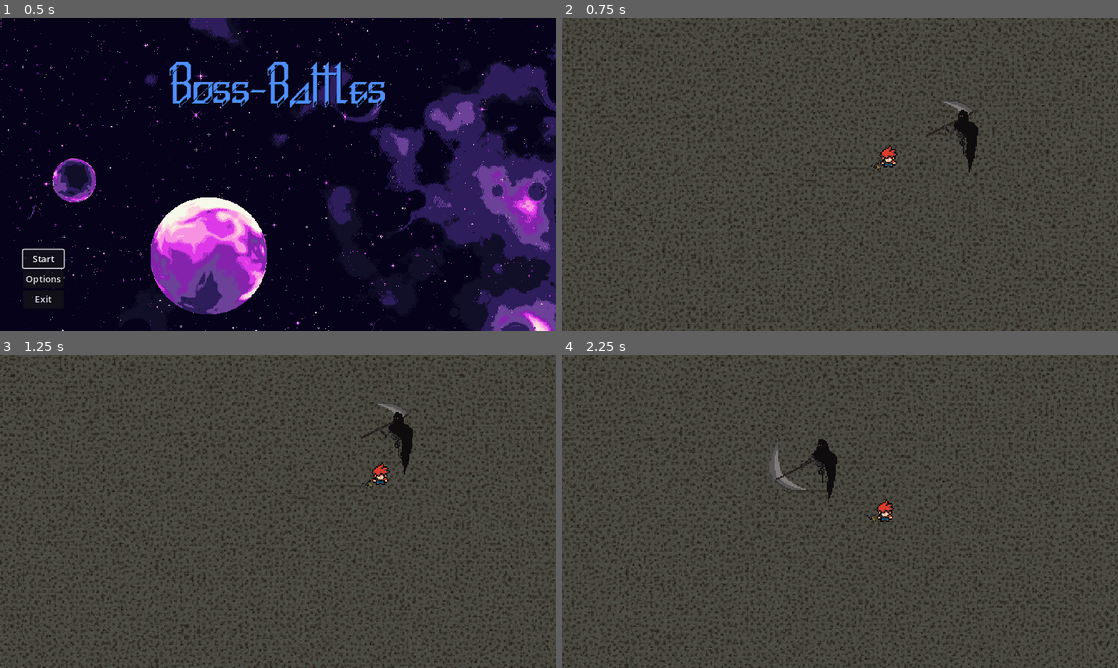
Above: before the commit, frames 1-4 (two rows, left to right).
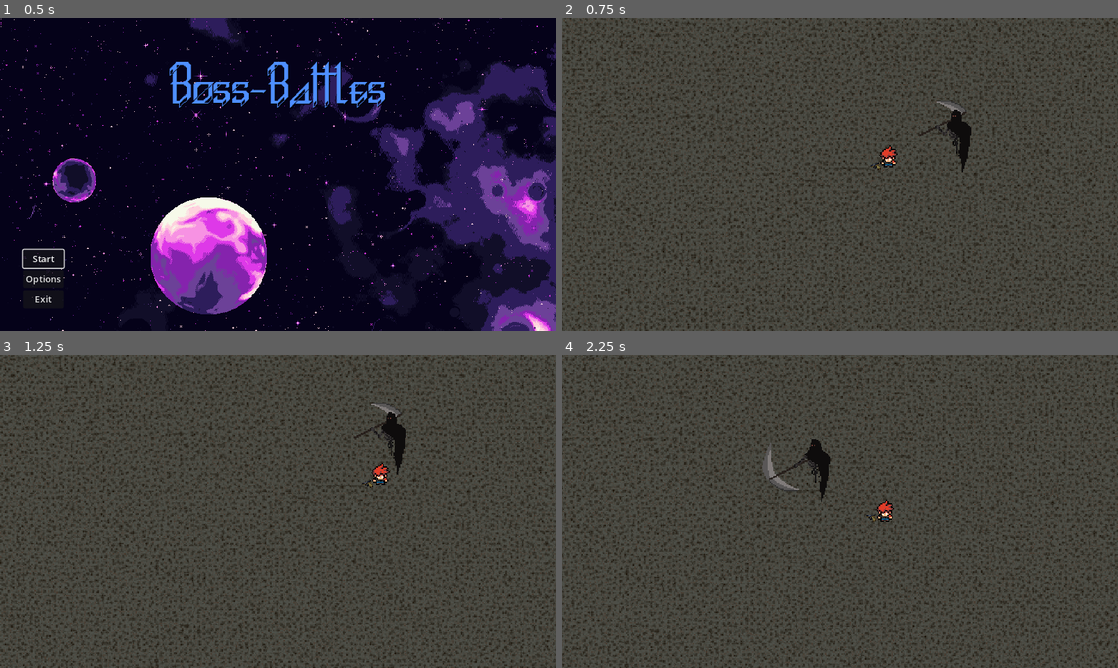
Above: after the commit, the same moments.

Repository: gifcha/boss-battles
Game: Godot game, scene res://scenes/ui/gui_main_menu.tscn
Two runs of this game, one before a commit and one after it. Both use one fixed random seed, a clock stepped at 60 frames per second and the inputs below.
Inputs (mouse positions are in pixels of both pictures, inside the frame that each line leads up to):
- Up to frame 1 (0.5 s): no input
- Up to frame 2 (0.75 s): click "Start" at 0.5 s
- Up to frame 3 (1.25 s): no input
- Up to frame 4 (2.25 s): tap Enter (ui_accept) at 1.25, 1.52 s; move the mouse to (962, 495) at 1.27 s; hold D (action_right) from 1.28 s (still down); click (962, 495) at 1.35 s; move the mouse to (728, 527) at 2.02 s; right-click (728, 527) at 2.1 s

Frame 1 is identical in both runs. In frame 2, 0.6% of the frame differs, in the area x 64-75%, y 26-50%; in frame 3, 0.6%; in frame 4, 0.8%, in the area x 36-50%, y 26-47%.

Commit message:
made enemy hitbox flip with sprite

Diff:
--- a/scenes/components/bulletComponent/bullet_component.gd
+++ b/scenes/components/bulletComponent/bullet_component.gd
@@ -24,7 +24,6 @@
 
 
 func _ready():
-	# TODO pass body to hit()
 	hitbox.hitbox_entered.connect(hit.bind())
 	parent = get_parent()
 	playSound(sound)
--- a/scenes/components/enemy/enemy.gd
+++ b/scenes/components/enemy/enemy.gd
@@ -14,6 +14,7 @@
 
 @onready var movement = $movement
 @onready var sprite = $AnimatedSprite2D
+@onready var unflippedSpritePos = sprite.position
 
 
 func take_damage(damage):
@@ -29,11 +30,15 @@
 	if health < 1:
 		queue_free()
 
-	# flip texture depending on movement direction
+	# apgriezt sprite un hitbox atkarībā no kustības
 	if movement.currentMoveVector.x < 0:
 		sprite.flip_h = true
+		$CharacterBody2D/hitbox_module.flip_h = true
+		sprite.position.x = -unflippedSpritePos.x
 	else:
 		sprite.flip_h = false
+		$CharacterBody2D/hitbox_module.flip_h = false
+		sprite.position.x = unflippedSpritePos.x
 
 
 func _physics_process(delta):
--- a/scenes/modules/hitboxModule/hitbox_module.gd
+++ b/scenes/modules/hitboxModule/hitbox_module.gd
@@ -4,9 +4,23 @@
 signal hitbox_entered(body)
 signal hitbox_exited(body)
 
+@onready var unflippedPos = $CollisionShape2D.position
+
+var flip_h = false
+var flip_v = false
 
 func _on_area_entered(body):
 	hitbox_entered.emit(body)
 
 func _on_area_exited(body):
 	hitbox_exited.emit(body)
+
+func _process(_delta):
+	if flip_h == true:
+		$CollisionShape2D.position.x = -unflippedPos.x
+	else:
+		$CollisionShape2D.position.x = unflippedPos.x
+	if flip_v == true:
+		$CollisionShape2D.position.y = -unflippedPos.y
+	else:
+		$CollisionShape2D.position.y = unflippedPos.y
--- a/scenes/nodes/boss_death/Death.gd
+++ b/scenes/nodes/boss_death/Death.gd
@@ -4,11 +4,11 @@
 
 
 func _ready():
-	pass
+	super()
 
 
 func _process(delta):
-	super(_process) # call process inherited from Enemy
+	super(delta) # izsauc process metodi no Enemy klases
 
 	# get the state from actionManager and execute task depending on that state
 	if AM.currentState == AM.state.idle:
--- a/scenes/nodes/boss_death/Death.tscn
+++ b/scenes/nodes/boss_death/Death.tscn
@@ -19,23 +19,12 @@
 tracks/0/interp = 1
 tracks/0/loop_wrap = true
 tracks/0/keys = {
-"times": PackedFloat32Array(0),
-"transitions": PackedFloat32Array(1),
+"times": PackedFloat32Array(0, 1),
+"transitions": PackedFloat32Array(1, 1),
 "values": [{
 "args": [&"attack", 1.0, false],
 "method": &"play"
-}]
-}
-tracks/1/type = "method"
-tracks/1/imported = false
-tracks/1/enabled = true
-tracks/1/path = NodePath("AnimatedSprite2D")
-tracks/1/interp = 1
-tracks/1/loop_wrap = true
-tracks/1/keys = {
-"times": PackedFloat32Array(1),
-"transitions": PackedFloat32Array(1),
-"values": [{
+}, {
 "args": [&"idle", 1.0, false],
 "method": &"play"
 }]
@@ -77,3 +66,5 @@
 position = Vector2(3, -33)
 sprite_frames = ExtResource("4_x6xfk")
 animation = &"attack"
+frame = 13
+frame_progress = 1.0
--- a/scenes/nodes/test_gun/test_gun.gd
+++ b/scenes/nodes/test_gun/test_gun.gd
@@ -4,7 +4,7 @@
 
 
 func _ready():
-	super() # runs Gun class ready function
+	super() # izsauc Gun klases ready metodi
 
 
 func _process(delta):
